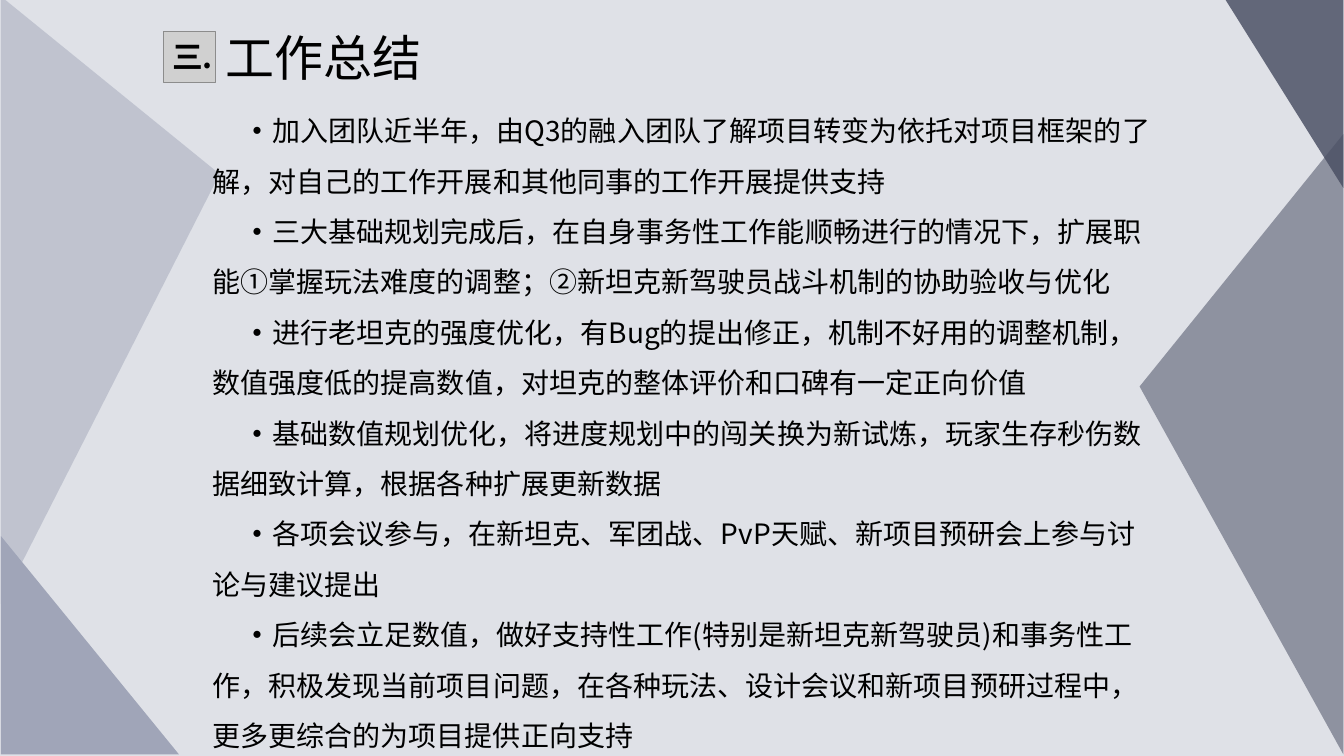
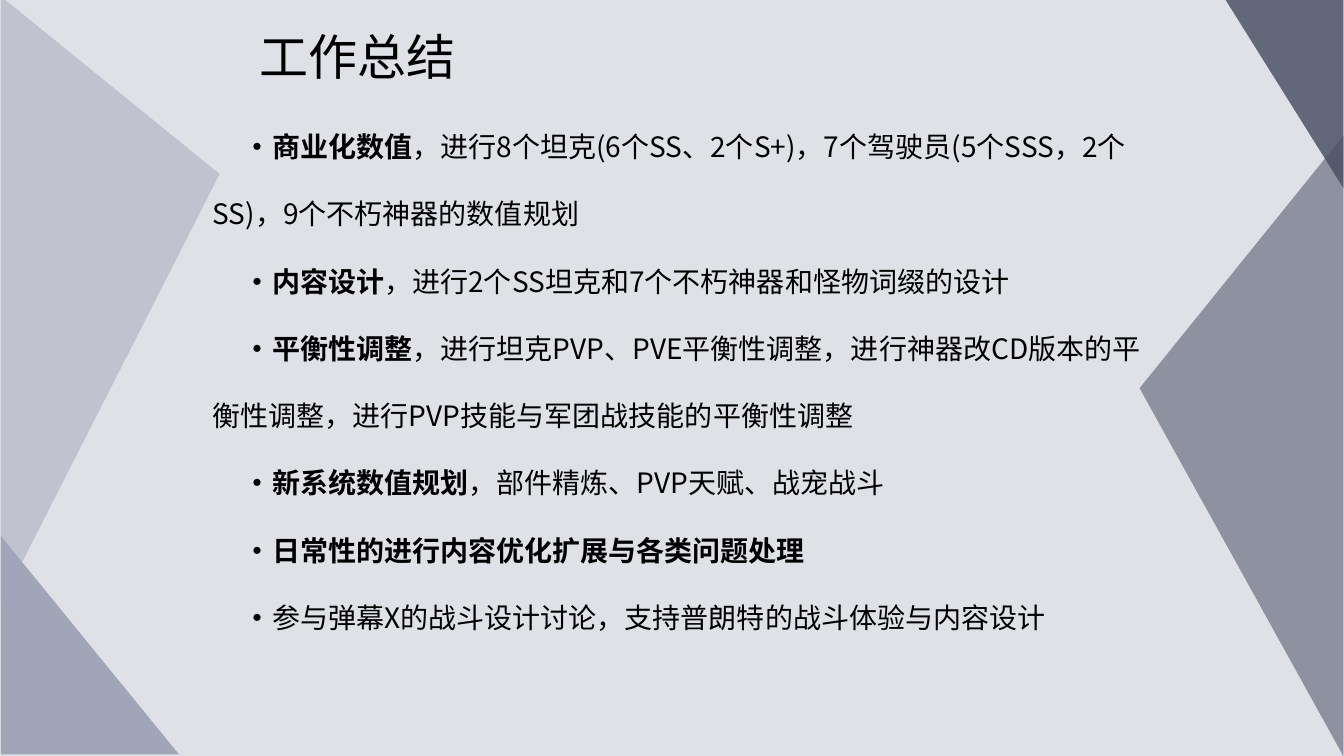
Before and after one commit to qilin0433/Myfile, a slide deck: slide 7 of 总结报告/祁麟2022Q4年度工作总结.pptx (slide 6 before the commit). Drawn at 1344x756 pixels with LibreOffice and Linux fonts; fonts in the diff are those of the drawing; grey boxes stand for pictures. Boxes give left, top, right and bottom in pixels: in the first picture for what was removed or moved away, otherwise in the second. Text is boxed around its words. In the diff, an @@ line names an element or a change of style, - is before the commit and + after.

```diff
--- a/总结报告/祁麟2022Q4年度工作总结.pptx
+++ b/总结报告/祁麟2022Q4年度工作总结.pptx
@@ text "工作总结": place and size @@
-text "工作总结" at (225,34,421,80)
+text "工作总结" at (260,33,456,79)
@@ picture removed at (163,31,215,83) @@
@@ text removed at (172,44,213,69) @@
-三.
@@ text at (213,133,1141,631): text changed @@
-·加入团队近半年，由Q3的融入团队了解项目转变为依托对项目框架的了解，对自己的工作开展和其他同事的工作开展提供支持
-·三大基础规划完成后，在自身事务性工作能顺畅进行的情况下，扩展职能①掌握玩法难度的调整；②新坦克新驾驶员战斗机制的协助验收与优化
-·进行老坦克的强度优化，有Bug的提出修正，机制不好用的调整机制，数值强度低的提高数值，对坦克的整体评价和口碑有一定正向价值
-·基础数值规划优化，将进度规划中的闯关换为新试炼，玩家生存秒伤数据细致计算，根据各种扩展更新数据
-·各项会议参与，在新坦克、军团战、PvP天赋、新项目预研会上参与讨论与建议提出
-·后续会立足数值，做好支持性工作(特别是新坦克新驾驶员)和事务性工作，积极发现当前项目问题，在各种玩法、设计会议和新项目预研过程中，更多更综合的为项目提供正向支持
+·商业化数值，进行8个坦克(6个SS、2个S+)，7个驾驶员(5个SSS，2个SS)，9个不朽神器的数值规划
+·内容设计，进行2个SS坦克和7个不朽神器和怪物词缀的设计
+·平衡性调整，进行坦克PVP、PVE平衡性调整，进行神器改CD版本的平衡性调整，进行PVP技能与军团战技能的平衡性调整
+·新系统数值规划，部件精炼、PVP天赋、战宠战斗
+·日常性的进行内容优化扩展与各类问题处理
+·参与弹幕X的战斗设计讨论，支持普朗特的战斗体验与内容设计
```
Also in this commit, not shown: 2 other slides changed, 5 slides added, 4 slides removed, 5 other files.
